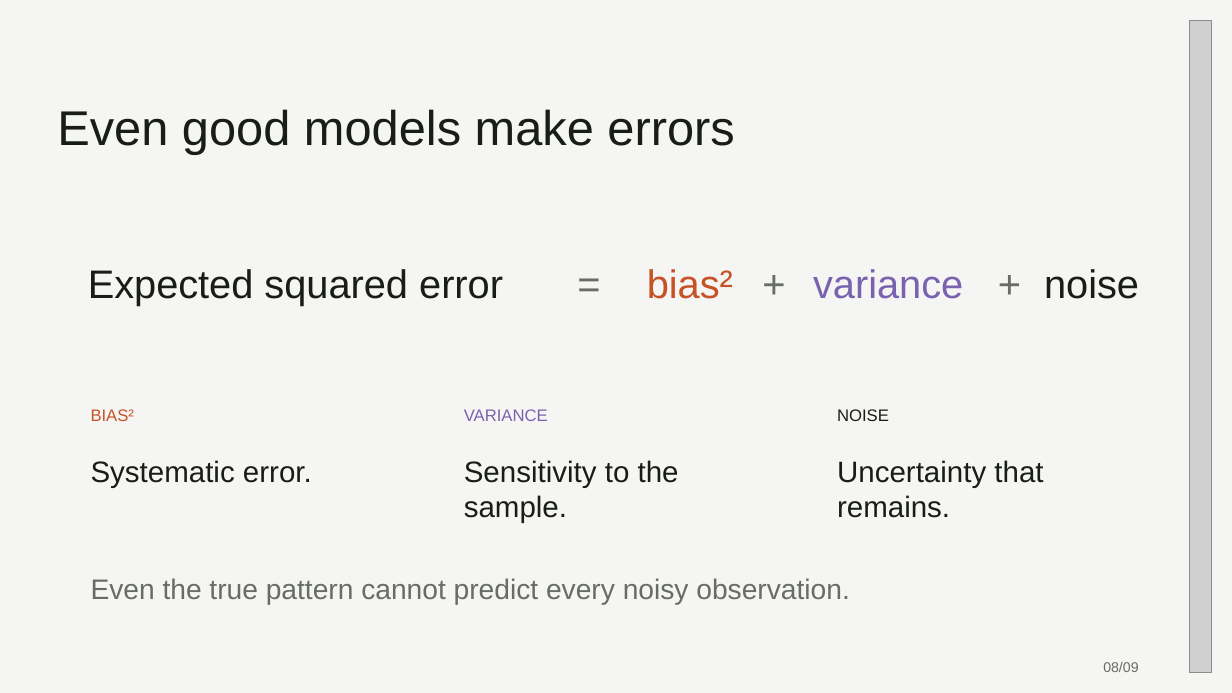
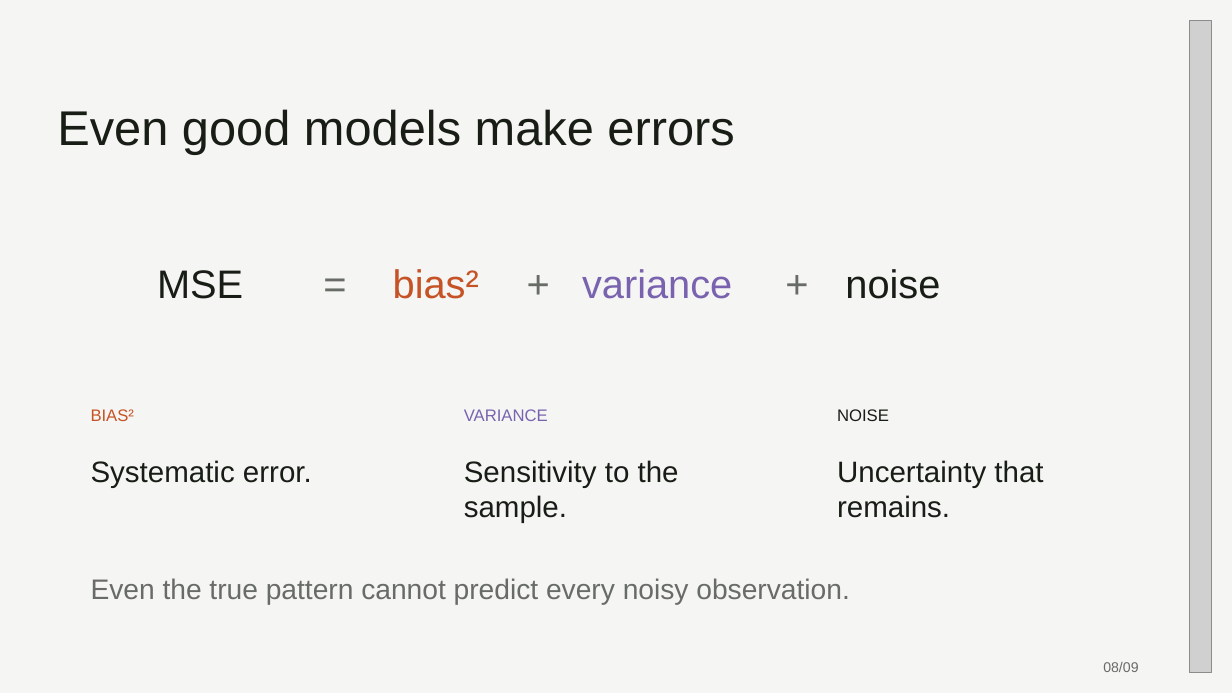
Before and after one commit to 0xABAN/classes, a slide deck: slide 8 of cmpsc-448/presentation/bias-variance-tradeoff.pptx. Drawn at 1232x693 pixels with LibreOffice and Linux fonts; fonts in the diff are those of the drawing; grey boxes stand for pictures. Boxes give left, top, right and bottom in pixels: in the first picture for what was removed or moved away, otherwise in the second. Text is boxed around its words. In the diff, an @@ line names an element or a change of style, - is before the commit and + after.

```diff
--- a/cmpsc-448/presentation/bias-variance-tradeoff.pptx
+++ b/cmpsc-448/presentation/bias-variance-tradeoff.pptx
@@ text "=": place and size @@
-text "=" at <box>578,259,638,333</box>
+text "=" at <box>323,259,384,333</box>
@@ text "bias²": place and size @@
-text "bias²" at <box>647,269,733,299</box>
+text "bias²" at <box>393,269,479,299</box>
@@ text "+": place and size @@
-text "+" at <box>762,259,809,333</box>
+text "+" at <box>527,259,573,333</box>
@@ text "variance": place and size @@
-text "variance" at <box>813,269,963,299</box>
+text "variance" at <box>582,269,732,299</box>
@@ text "+": place and size @@
-text "+" at <box>998,259,1044,333</box>
+text "+" at <box>786,259,832,333</box>
@@ text "noise": place and size @@
-text "noise" at <box>1044,269,1139,299</box>
+text "noise" at <box>845,269,940,299</box>
@@ text at <box>157,270,243,299</box>: text changed @@
-Expected squared error
+MSE
```
Also in this commit, not shown: 1 other slide changed, 3 other files.
